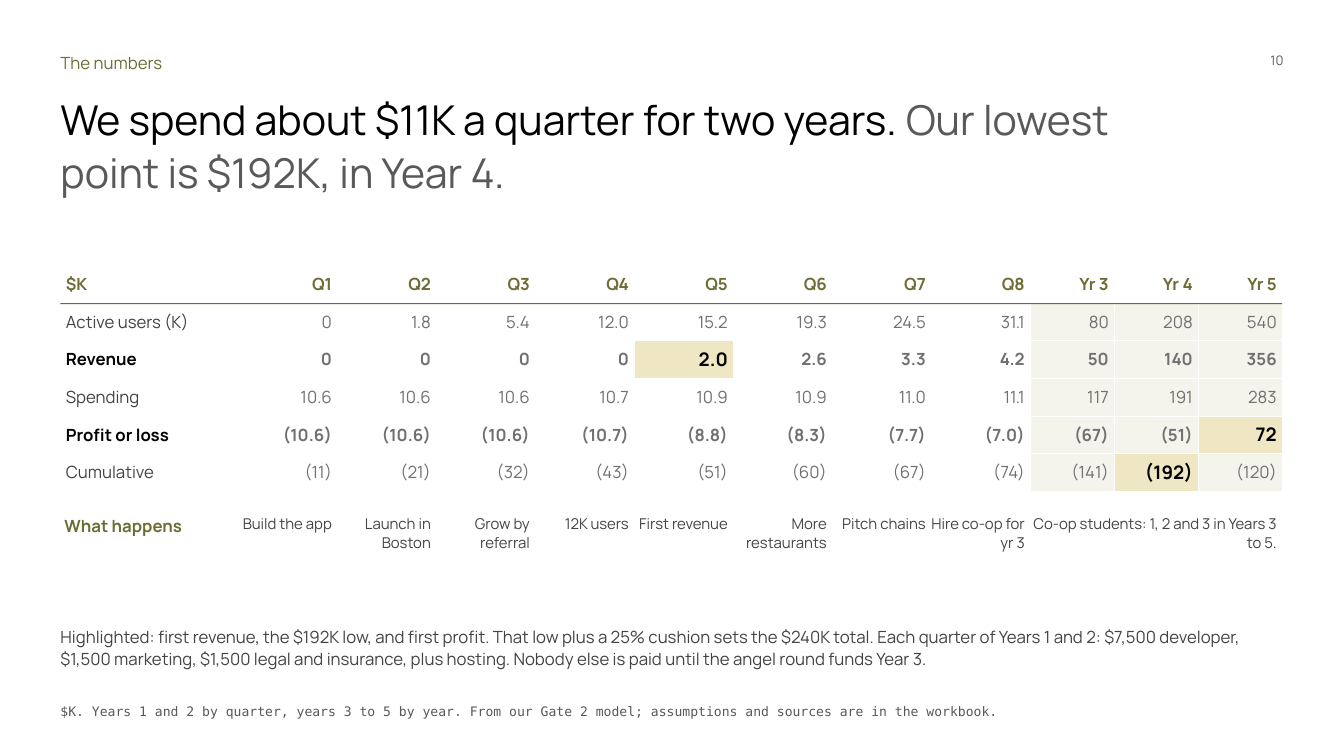
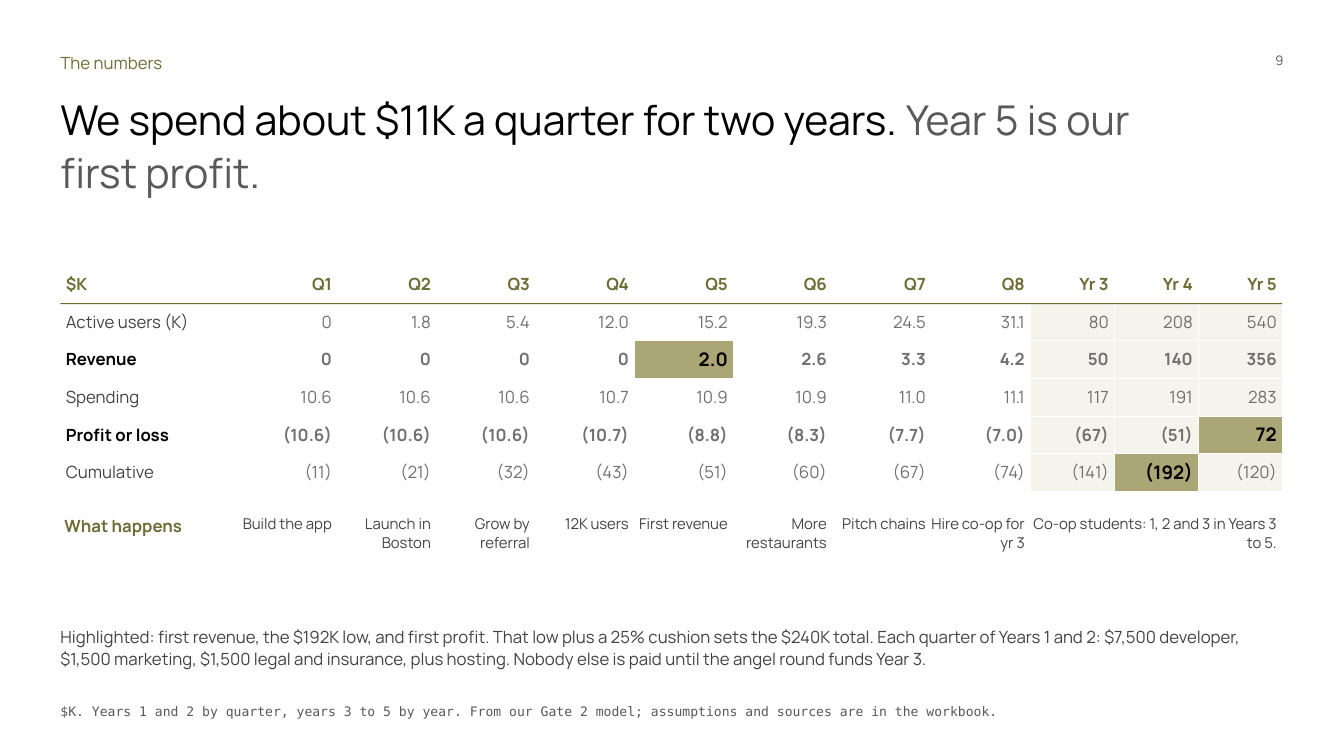
Before and after one commit to Dinguusto/Alex-s-workout-app, a slide deck: slide 9 of ENTR_4501_Gate_2_deck_readable.pptx (slide 10 before the commit). Drawn at 1344x756 pixels with LibreOffice and Linux fonts; fonts in the diff are those of the drawing. Boxes give left, top, right and bottom in pixels: in the first picture for what was removed or moved away, otherwise in the second. Text is boxed around its words. In the diff, an @@ line names an element or a change of style, - is before the commit and + after.

```diff
--- a/ENTR_4501_Gate_2_deck_readable.pptx
+++ b/ENTR_4501_Gate_2_deck_readable.pptx
@@ text at (x1=1275, y1=55, x2=1283, y2=65): text changed @@
-10
+9
@@ text at (x1=60, y1=101, x2=1129, y2=198): text changed @@
-We spend about $11K a quarter for two years. Our lowest point is $192K, in Year 4.
+We spend about $11K a quarter for two years. Year 5 is our first profit.
@@ table at (x1=60, y1=265, x2=1281, y2=486) @@
@@ fill #EFE6C4 to #AAA676 in 3 cells @@
```
Also in this commit, not shown: 8 other slides changed, 1 slide removed.
